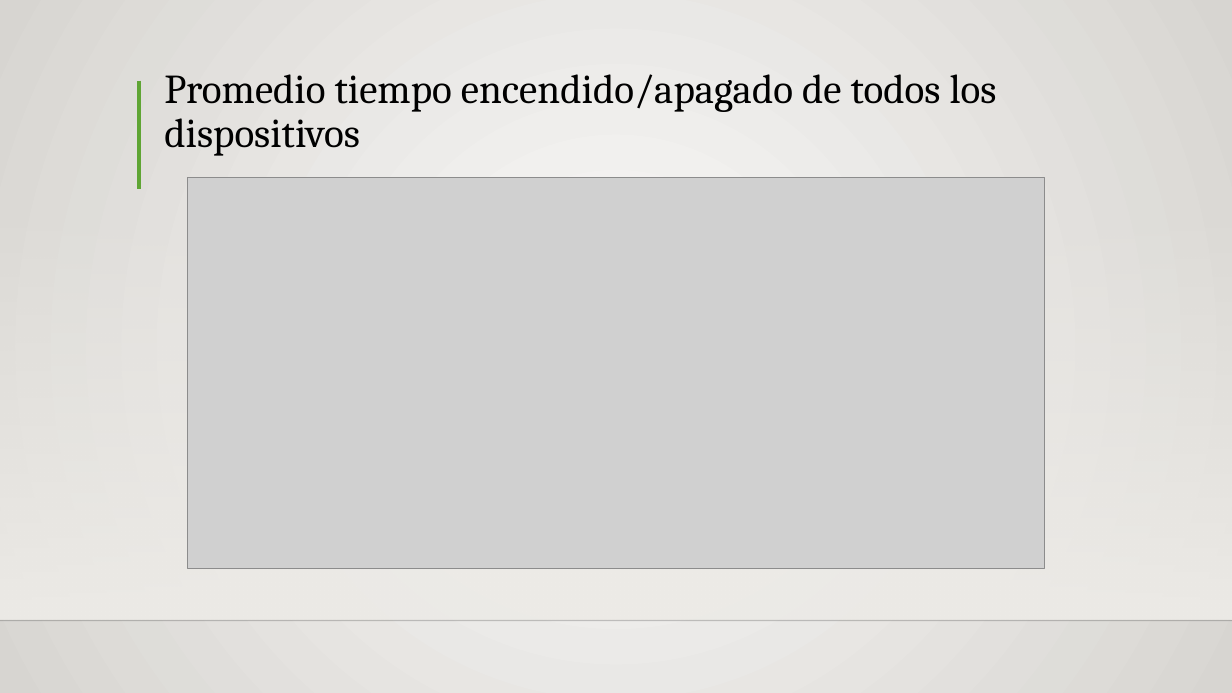
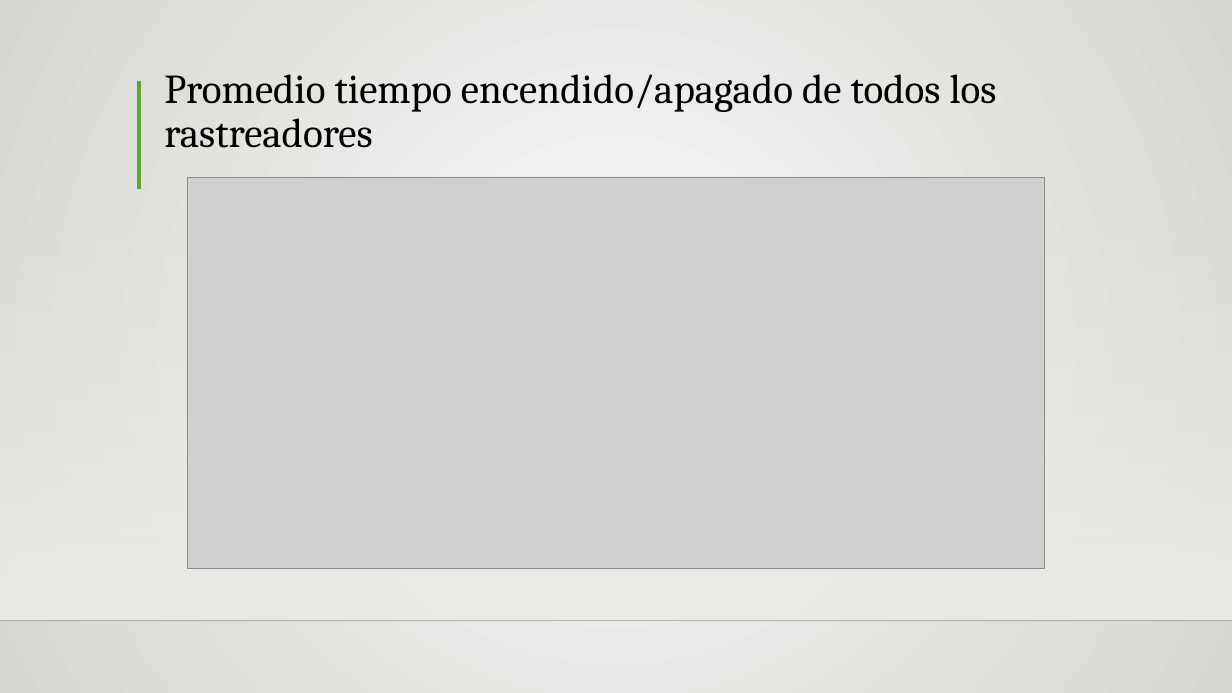
Before and after one commit to Siriusg2/resumenipa, a slide deck: slide 6 of excel_reports/IPApresentacion.pptx. Drawn at 1232x693 pixels with LibreOffice and Linux fonts; fonts in the diff are those of the drawing; grey boxes stand for pictures; background and template pictures are left out. Boxes give left, top, right and bottom in pixels: in the first picture for what was removed or moved away, otherwise in the second. Text is boxed around its words. In the diff, an @@ line names an element or a change of style, - is before the commit and + after.

```diff
--- a/excel_reports/IPApresentacion.pptx
+++ b/excel_reports/IPApresentacion.pptx
@@ title at (x1=164, y1=74, x2=997, y2=148): text changed @@
-Promedio tiempo encendido/apagado de todos los dispositivos
+Promedio tiempo encendido/apagado de todos los rastreadores
```
Also in this commit, not shown: 8 other slides changed, 4 other files.
